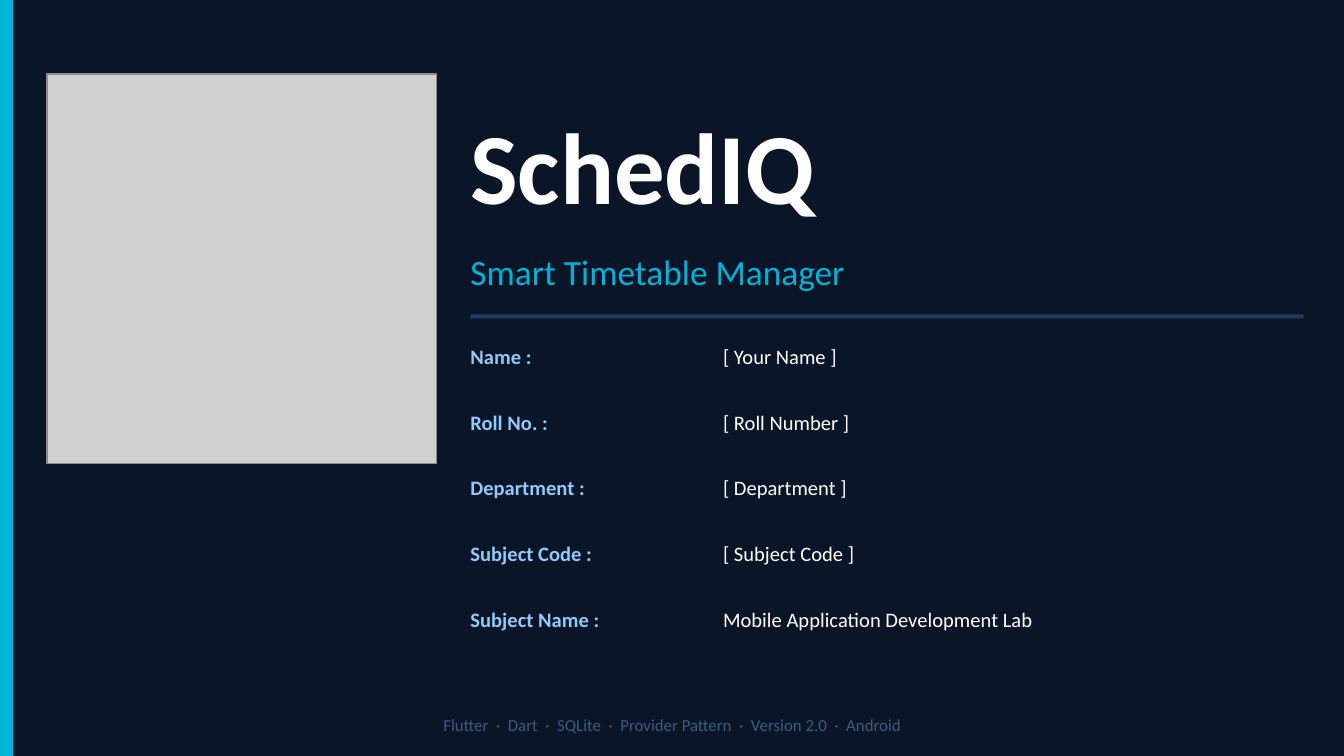
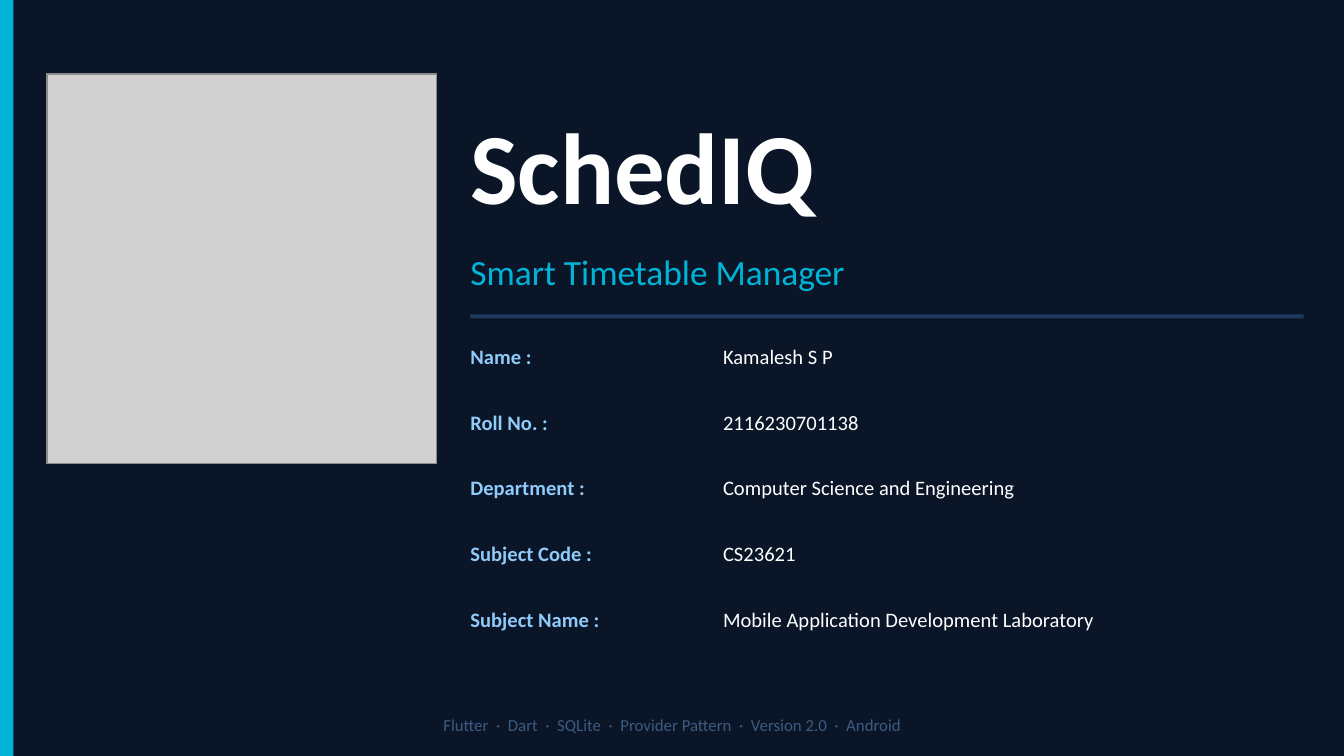
Before and after one commit to Kamalesh-Suresh-Kumar/VI-Mobile-Application-Development-Laboratory, a slide deck: slide 1 of miniproject_timetable_manager/Report and PPT/SchedIQ_Presentation.pptx. Drawn at 1344x756 pixels with LibreOffice and Linux fonts; fonts in the diff are those of the drawing; grey boxes stand for pictures. Boxes give left, top, right and bottom in pixels: in the first picture for what was removed or moved away, otherwise in the second. Text is boxed around its words. In the diff, an @@ line names an element or a change of style, - is before the commit and + after.

```diff
--- a/miniproject_timetable_manager/Report and PPT/SchedIQ_Presentation.pptx
+++ b/miniproject_timetable_manager/Report and PPT/SchedIQ_Presentation.pptx
@@ text at (723, 349, 833, 364): text changed @@
-[ Your Name ]
+Kamalesh S P
@@ text at (723, 416, 858, 430): text changed @@
-[ Roll Number ]
+2116230701138
@@ text at (723, 480, 1014, 499): text changed @@
-[ Department ]
+Computer Science and Engineering
@@ text at (723, 547, 795, 561): text changed @@
-[ Subject Code ]
+CS23621
@@ text at (723, 612, 1094, 631): text changed @@
-Mobile Application Development Lab
+Mobile Application Development Laboratory
```
Also in this commit, not shown: 1 other slide changed, 1 slide added, 1 slide removed, 5 other files.
